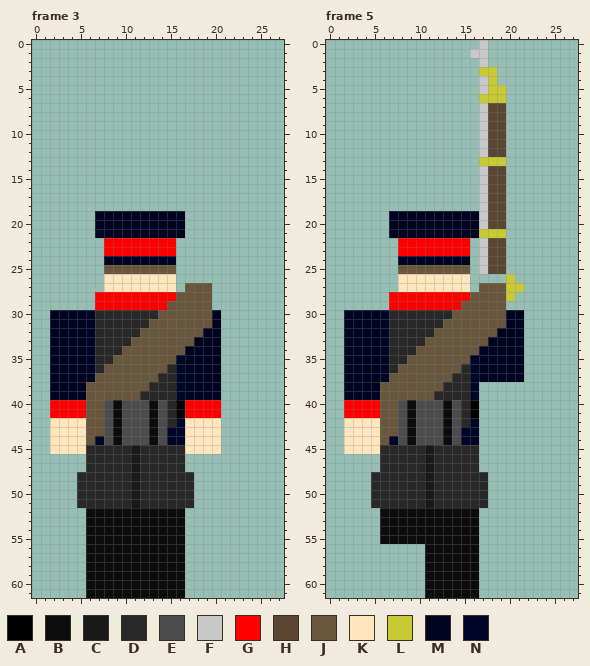
One commit to this pixel-art file: Assets/Images/Units/Germany/DeutscherLandWehr/SummerDress/UnitSpriteNorth.aseprite. The picture above was drawn from the file before the commit.
28x62 pixels, 7 frames. Colours within 5 levels of each other are drawn and written as one. Shown: frame 3, frame 5. The commit also changed other frames, which this record leaves out.
Palette (. is transparent): A #000000  B #0c0c0c  C #191919  D #282828  E #4c4c4c  F #c8c8c8  G #ff0000  H #5b4631  J #68573c  K #ffe5bc  L #c9c936  M #000421  N #000628
The same view after the edit:
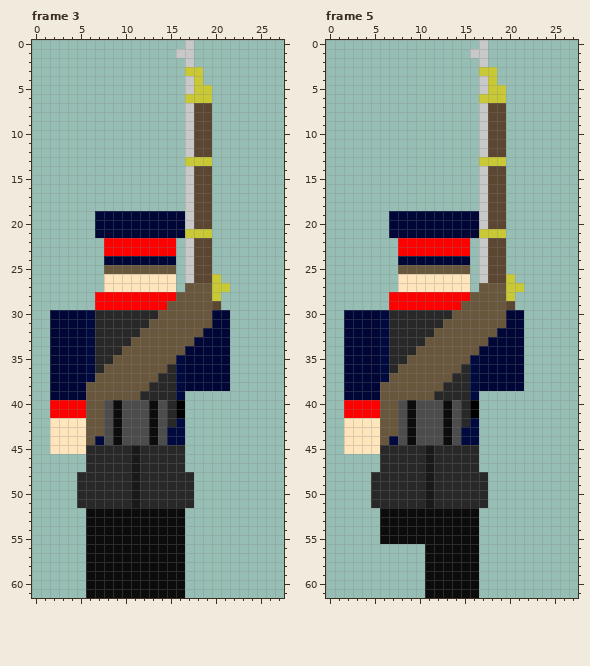
From old to new:
@@ palette @@
-M #000421
+M #000737
-N #000628
+N #000a3f
--- frame 3, layer "Legs"
@@ x 14..23 @@
- 0 ..........
- 1 ..........
- 2 ..........
- 3 ..........
- 4 ..........
- 5 ..........
- 6 ..........
- 7 ..........
- 8 ..........
- 9 ..........
-10 ..........
-11 ..........
-12 ..........
-13 ..........
-14 ..........
-15 ..........
-16 ..........
-17 ..........
-18 ..........
-19 MMM.......
-20 MMM.......
-21 MMM.......
-22 GG........
-23 GG........
-24 MM........
-25 JJ........
-26 KK........
-27 KK.JJJ....
-28 GGJJJJ....
-29 GJJJJJ....
-30 JJJJJJM...
-31 JJJJJJM...
-32 JJJJJMM...
-33 JJJJMMM...
-34 JJJMMMM...
-35 JJNMMMM...
-36 JDNMMMM...
-37 DDNMMMM...
-38 DDNMMMM...
-39 DDNMMMM...
-40 EDAGGGG...
-41 EDAGGGG...
-42 EDNKKKK...
-43 ENNKKKK...
-44 ENNKKKK...
-45 DDDKKKK...
+ 0 ...F......
+ 1 ..FF......
+ 2 ...F......
+ 3 ...LL.....
+ 4 ...FL.....
+ 5 ...FLL....
+ 6 ...LLL....
+ 7 ...FHH....
+ 8 ...FHH....
+ 9 ...FHH....
+10 ...FHH....
+11 ...FHH....
+12 ...FHH....
+13 ...LLL....
+14 ...FHH....
+15 ...FHH....
+16 ...FHH....
+17 ...FHH....
+18 ...FHH....
+19 MMMFHH....
+20 MMMFHH....
+21 MMMLLL....
+22 GG.FHH....
+23 GG.FHH....
+24 MM.FHH....
+25 JJ.FHH....
+26 KK.FHHL...
+27 KK.JJJLL..
+28 GGJJJJL...
+29 GJJJJJH...
+30 JJJJJJMM..
+31 JJJJJJMM..
+32 JJJJJMMM..
+33 JJJJMMMM..
+34 JJJMMMMM..
+35 JJNMMMMM..
+36 JDNMMMMM..
+37 DDNMMMMM..
+38 DDNMMMMM..
+39 DDN.......
+40 EDA.......
+41 EDA.......
+42 EDN.......
+43 ENN.......
+44 ENN.......
+45 DDD.......
 46 DDD.......
--- frame 5, layer "Legs"
@@ x 15..22 @@
 25 J.FHH...
-26 K....L..
+26 K.FHHL..
 27 K.JJJLL.
 28 GJJJJL..
-29 JJJJJ...
+29 JJJJJH..
 30 JJJJJMM.
@@ x 15..23 @@
 37 DNMMMMM..
-38 DN.......
+38 DNMMMMM..
 39 DN.......
Boxes around the changes in both pictures, in picture pixels (x1, y1, x2, y2):
changed: (50, 40, 230, 454)
changed: (344, 211, 524, 445)
